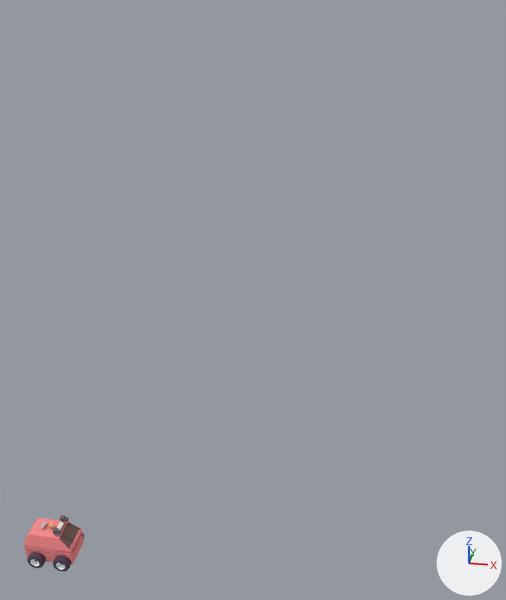
Two versions of the Blender file examples/morse/scenarii/action-4.blend, one commit apart.
Rendered twice from a camera (50 mm lens) standing at (6.6, -11.31, 13.01) and looking at (4.65, 0.64, 6.87). Lighting does not change. The marker at lower right points along +X, +Y and +Z.

Before the edit, the objects in view are built like this:
```python
ob_airframe = bpy.data.objects.new('airframe', me_gazelle_airframe_001)
ob_airframe.parent = ob_ressac
ob_airframe.location = (0.0, 0.0, -0.473)
ob_airframe.rotation_euler = (0.0, 3.142, -4.712)  # degrees (0, 180, -270)
ob_atrv = bpy.data.objects.new('ATRV', me_atrv_mesh)
ob_atrv.location = (0.0, 0.0, 0.1)
ob_rotor = bpy.data.objects.new('rotor', me_gazelle_rotor_001)
ob_rotor.parent = ob_ressac
ob_rotor.location = (0.0, 0.0, -1.128)
ob_rotor.rotation_euler = (0.0, -3.142, -1.571)  # degrees (0, -180, -90)
```
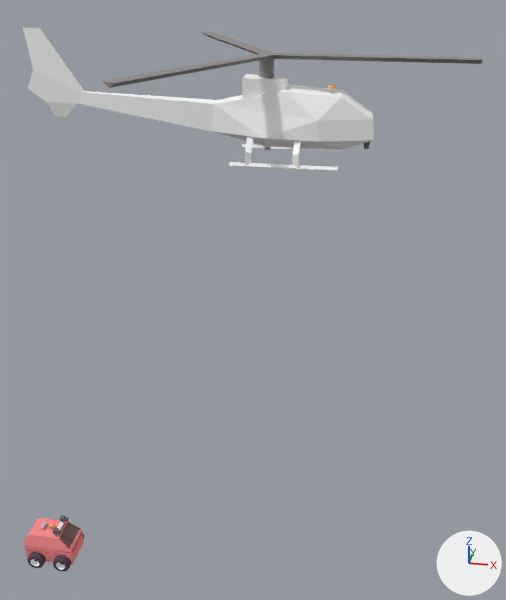
The change, as a list of edits to the scene's bpy script:
```text
Change ob_airframe:
    remove ob_airframe.hide_set(True)  # its collection is switched off
Change ob_rotor:
    remove ob_rotor.hide_set(True)  # its collection is switched off
```

Boxes [x1, y1, x2, y2] around the edits, measured in the pictures (506 x 600 px):
'airframe', shown
    after: [23, 28, 374, 170]
'rotor', shown
    after: [102, 32, 483, 88]
